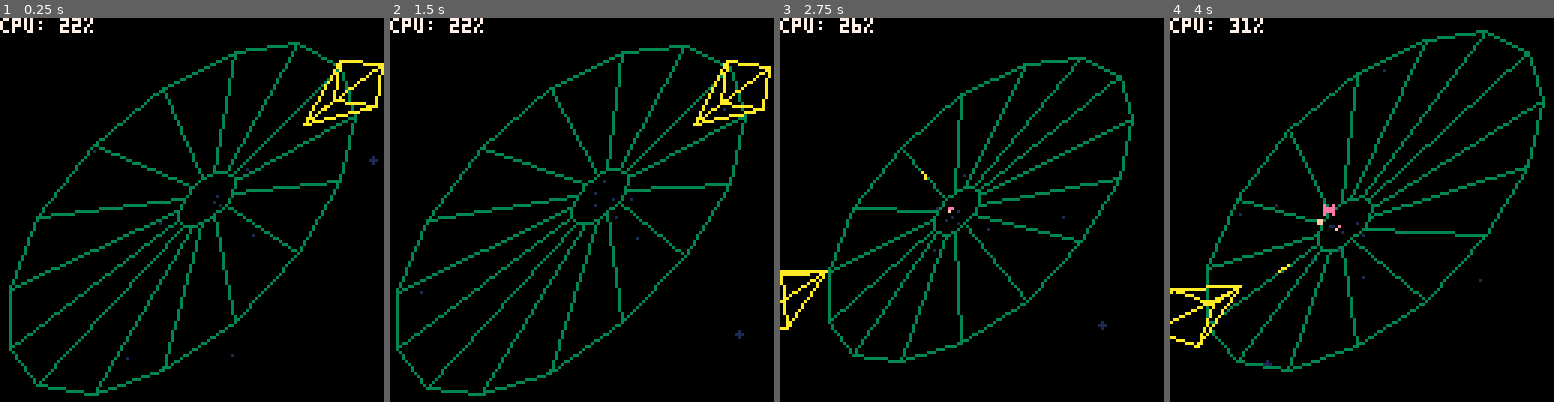
Above: before the commit, frames 1-4 (left to right).
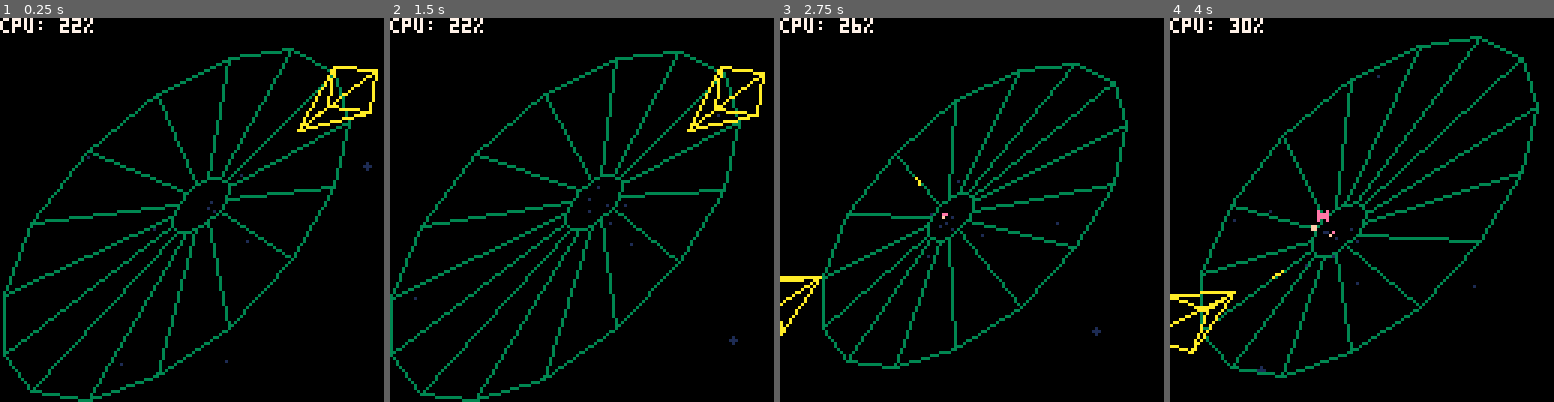
Above: after the commit, the same moments.

Repository: tesselode/web-pilot
Game: PICO-8 cartridge t1k.p8
Two runs of this game, one before a commit and one after it. Both use one fixed random seed, a clock stepped at 60 frames per second and the inputs below.
Inputs:
- Up to frame 1 (0.25 s): no input
- Up to frame 2 (1.5 s): tap X (X key) at 0.33, 1.07 s; tap O (Z key) at 0.7 s
- Up to frame 3 (2.75 s): hold Right 1.6-2.1 s; tap O (Z key) at 1.7, 2.1, 2.5 s; tap X (X key) at 1.85 s; hold Right from 2.47 s (still down)
- Up to frame 4 (4 s): tap O (Z key) at 2.9, 3.3, 3.7 s; tap X (X key) at 2.97 s; release Right at 3.03 s; hold Left 3.08-3.58 s

The runs differ from the first frame. In frame 1, 11% of the frame differs, in the area x 0-100%, y 6-100%; in frame 2, 11%; in frame 3, 9.1%; in frame 4, 10%.

Commit message:
screen shake and freeze frames

Diff:
--- a/t1k.p8
+++ b/t1k.p8
@@ -5,6 +5,19 @@
 
 local state = {}
 local class = {}
+local freeze_frames = 0
+local screen_shake = {
+	{0, 0},
+	{-1, -1},
+	{1, 1},
+	{-1, 1},
+	{1, -1},
+	{-2, -2},
+	{2, 2},
+	{-2, 2},
+	{2, -2},
+}
+local screen_shake_frame = 1
 
 -->8
 -- utilities
@@ -353,12 +366,14 @@
 		self.dragging = other
 	end
 	if other:is(class.player_bullet) then
+		self.dead = true
+		if self.dragging then self.dragging.caught = false end
 		for i = 1, 5 do
 			add(self.entities, class.particle(self.x, self.y, self.z, self.small and 15 or 14))
 		end
-		self.dead = true
-		if self.dragging then self.dragging.caught = false end
 		add(self.entities, class.score_popup(self.small and '200' or '100', self.p3d:to2d(self.x, self.y, self.z)))
+		freeze_frames += 4
+		screen_shake_frame += 3
 	end
 end
 
@@ -464,10 +479,20 @@
 	self.entities = {}
 	self.player = add(self.entities, class.player(self.web, self.entities, 1))
 	self.spawn_timer = 1
+	self.spawn_multiplier = 1
 end
 
 function state.gameplay:update()
-	self.spawn_timer -= 1/120
+	if freeze_frames > 0 then
+		freeze_frames -= 1
+		return
+	end
+	if screen_shake_frame > 1 then
+		screen_shake_frame -= 1
+	end
+
+	self.spawn_multiplier += .00025
+	self.spawn_timer -= 1/120 * self.spawn_multiplier
 	while self.spawn_timer <= 0 do
 		self.spawn_timer += 1
 		add(self.entities, class.flipper(self.p3d, self.web, self.entities, flr(rnd(#self.web.points)), 0.75))
@@ -510,11 +535,14 @@
 end
 
 function state.gameplay:draw()
+	local shake = screen_shake[max(screen_shake_frame, #screen_shake)]
+	camera(shake[1], shake[2])
 	for star in all(self.stars) do star:draw(self.p3d) end
 	self.web:draw(self.p3d, self.player.caught and 8 or 3)
 	for entity in all(self.entities) do
 		entity:draw(self.p3d)
 	end
+	camera()
 end
 
 function _init()
@@ -530,11 +558,3 @@
 	state_manager:call 'draw'
 	print('cpu: ' .. flr(stat(1) * 200) .. '%', 0, 0, 7)
 end
-__gfx__
-00000000000000000000000000000000000000000000000000000000000000000000000000000000000000000000000000000000000000000000000000000000
-00000000566657705777577757575777577757775777577700000000000000000000000000000000000000000000000000000000000000000000000000000000
-00700700565605700057005757575700570000575757575700000000000000000000000000000000000000000000000000000000000000000000000000000000
-00077000565605700577057757775770577000575777575700000000000000000000000000000000000000000000000000000000000000000000000000000000
-00077000565605705770005700570577575705705757057700000000000000000000000000000000000000000000000000000000000000000000000000000000
-00700700565605705700005700570057575705705757005700000000000000000000000000000000000000000000000000000000000000000000000000000000
-00000000566657775777577700575777577705705777005700000000000000000000000000000000000000000000000000000000000000000000000000000000
